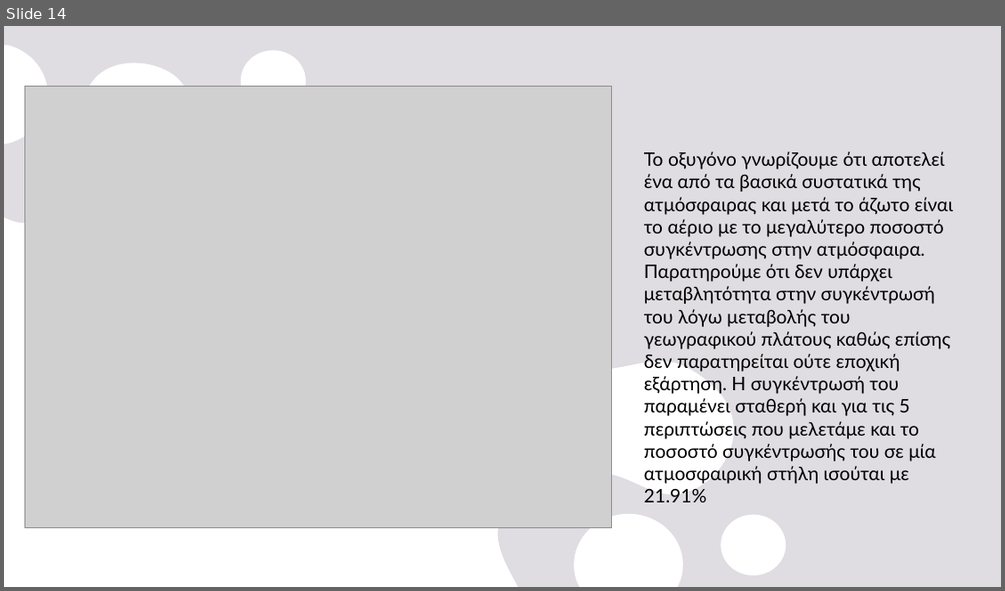
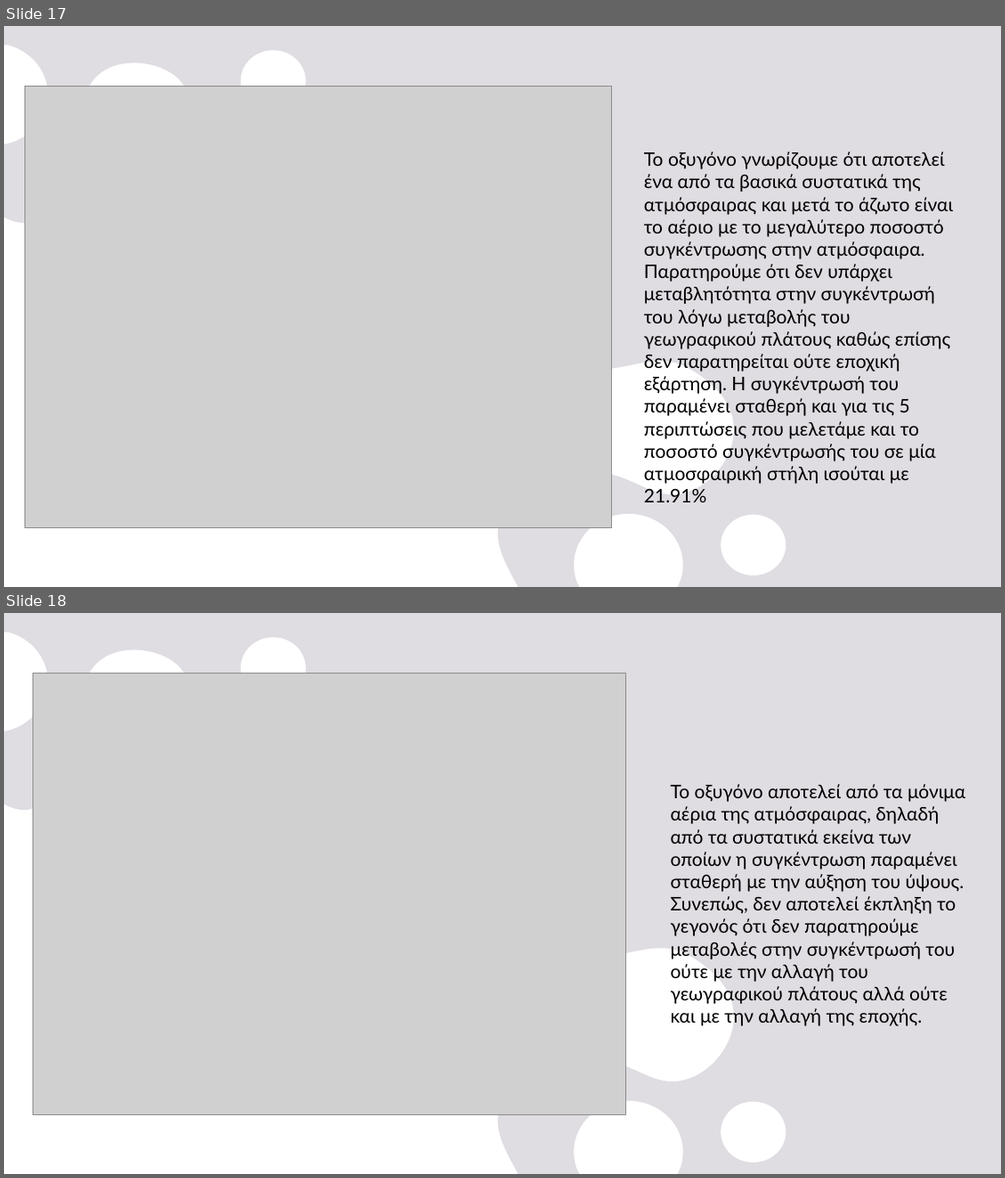
Before and after one commit to nadezsha/MSc---Applied-Meteorology-and-Environmental-Physics, a slide deck: Radiation and Atmosphere Interaction/Report 0/ΕργασίαΜηδέν.pptx. Shown one above the other, each under a label of ours: slide 14 before the commit, slides 17 and 18 after it. The pictures are 1005x591 and 1005x1178 pixels, drawn with LibreOffice and Linux fonts; fonts in the diff are those of the drawing; grey boxes stand for pictures. Boxes give left, top, right and bottom in pixels: in the first picture for what was removed or moved away, otherwise in the second. Text is boxed around its words. In the diff, an @@ line names an element or a change of style, - is before the commit and + after.

```diff
--- a/Radiation and Atmosphere Interaction/Report 0/ΕργασίαΜηδέν.pptx
+++ b/Radiation and Atmosphere Interaction/Report 0/ΕργασίαΜηδέν.pptx
@@ slide 18 added at [4,613,1001,1174], background #E5E2E8; not listed: 2 template elements that a slide beside it also shows @@
@@ picture added at [32,673,625,1115] @@
@@ text added at [671,784,965,1026], 18 pt, text #000000 @@
+Το οξυγόνο αποτελεί από τα μόνιμα αέρια της ατμόσφαιρας, δηλαδή από τα συστατικά εκείνα των οποίων η συγκέντρωση παραμένει σταθερή με την αύξηση του ύψους. Συνεπώς, δεν αποτελεί έκπληξη το γεγονός ότι δεν παρατηρούμε μεταβολές στην συγκέντρωσή του ούτε με την αλλαγή του γεωγραφικού πλάτους αλλά ούτε και με την αλλαγή της εποχής.
@@ what was slide 14 is now slide 17 @@
```
Also in this commit, not shown: 4 other slides added.
